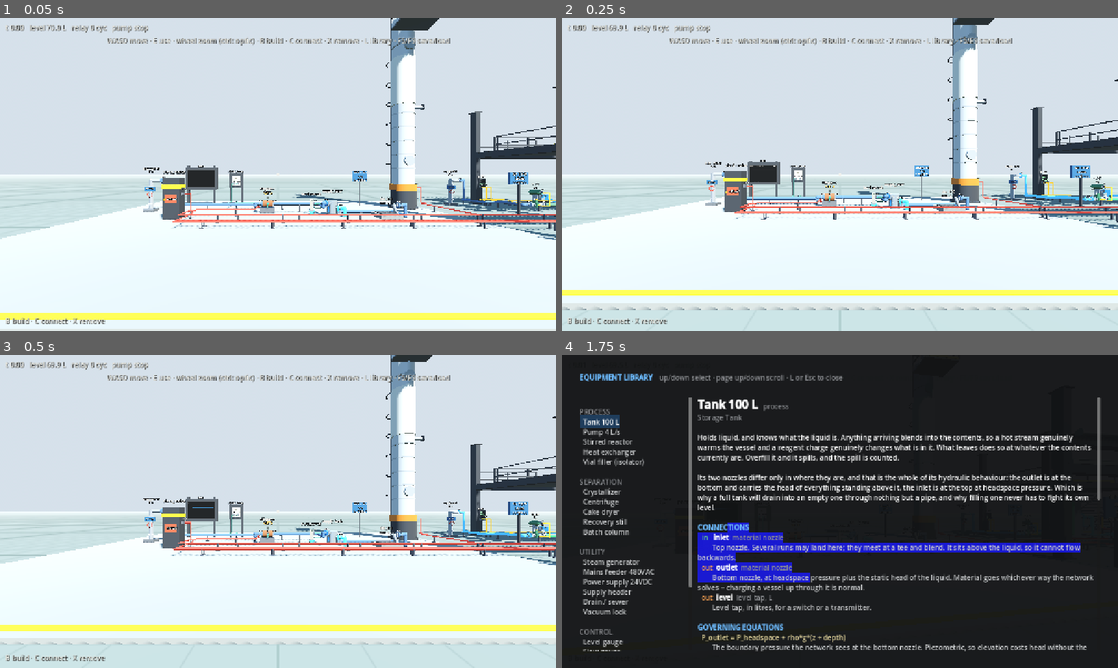
Above: before the commit, frames 1-4 (two rows, left to right).
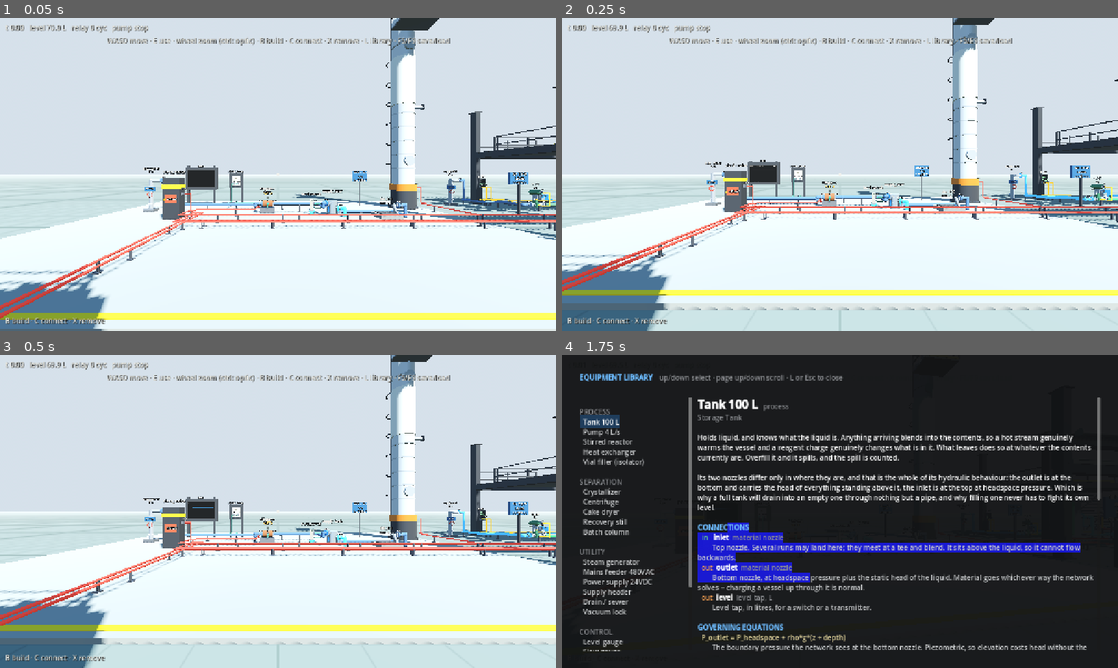
Above: after the commit, the same moments.

Repository: whharris917/flowstate
Game: Godot game, scene res://world/sandbox.tscn
Same seed, same stepped clock (60 frames per second), same inputs: the game is played once before the commit and once after it. Sound files missing from this copy of the repository are replaced by a short silence.
Inputs (mouse positions are in pixels of both pictures, inside the frame that each line leads up to):
- Up to frame 1 (0.05 s): no input
- Up to frame 2 (0.25 s): no input
- Up to frame 3 (0.5 s): no input
- Up to frame 4 (1.75 s): move the mouse to (867, 511) at 0.52 s; hold W (move_forward) 0.53-1.25 s; hold L (library) 0.53-1.25 s; click (867, 511) at 0.8 s; tap Enter at 1.25 s; drag from (728, 527) to (812, 574) at 1.27 s

The runs differ from the first frame. In frame 1, 3.5% of the frame differs, in the area x 0-37%, y 62-100%; in frame 2, 4.4%; in frame 3, 4.5%, in the area x 0-37%, y 59-100%; in frame 4, less than 0.1%.

Commit message:
Showcase: Unit 400, a gravity rig that shows what elevation does
A detached two-storey tower south of the home pad: a sump at grade, a
tank on the mid deck, a tank on the top deck, stairs and railings. P-401
lifts sump water seven metres to the top tank under a level switch and
relay; from there it runs back down by gravity alone, splitting at a
tee between the mid tank and the sump, and the mid tank drains to the
sump the same way. P-402, with five metres of head, is piped to the
same 7.8 m nozzle and dead-heads in plain view. A flow gauge taps the
riser and a level gauge reads the top tank. Nothing enters or leaves;
the same 1700 L go round.

Plant.set_pipe_resistance sizes a routed run (saved with the wire): at
the default resistance a vessel drains as fast as a pump fills it and
nothing cycles, so the gravity lines are long and thin. The showcase
probe screenshots the rig and prints its three levels and both pumps
before and after the soak: two relay cycles in twenty minutes, the mid
tank breathing with the top one, the weak pump 1209 s dry, and 1700.0 L
accounted for.

Co-Authored-By: Claude Fable 5.1 <noreply@anthropic.com>
Claude-Session: https://claude.ai/code/session_01XNsUw6gXYBojMXgi1KPmQA

Diff:
--- a/game/sim/simulation.gd
+++ b/game/sim/simulation.gd
@@ -87,6 +87,8 @@
 
 
 func find_wire(src: SimComponent, out_name: String, dst: SimComponent, in_name: String) -> SimWire:
+	if src == null or dst == null:
+		return null
 	var out_port: SimOutputPort = src.outputs.get(out_name)
 	var in_port: SimInputPort = dst.inputs.get(in_name)
 	if out_port == null or in_port == null:
@@ -95,6 +97,14 @@
 		if wire.src == out_port and wire.dst == in_port:
 			return wire
 	return null
+
+
+## Size a pipe run: Pa per (L/s)^2, so a long or thin line genuinely
+## costs more pressure. Takes effect at the next scan.
+func set_wire_resistance(wire: SimWire, k_pa_per_lps2: float) -> void:
+	wire.k_pa_per_lps2 = maxf(k_pa_per_lps2, SimHydraulics.EPS)
+	if wire.branch is SimResistance:
+		(wire.branch as SimResistance).set_k(wire.k_pa_per_lps2)
 
 
 ## ---- the hydraulic pass ---------------------------------------------------
--- a/game/world/plant.gd
+++ b/game/world/plant.gd
@@ -770,6 +770,18 @@
 	return ""
 
 
+## Size a routed pipe run, in Pa per (L/s)^2: a short generous line is
+## 5000, a long thin one tens of thousands. Saved with the wire.
+func set_pipe_resistance(src_name: String, src_port: String, dst_name: String,
+		dst_port: String, k_pa_per_lps2: float) -> bool:
+	var wire := sim.find_wire(sim.get_component(src_name), src_port,
+		sim.get_component(dst_name), dst_port)
+	if wire == null or not wire.is_material():
+		return false
+	sim.set_wire_resistance(wire, k_pa_per_lps2)
+	return true
+
+
 ## ---- structure ----------------------------------------------------------
 
 func unique_struct_name(prefix: String) -> String:
@@ -1476,13 +1488,18 @@
 		var path_out: Array = []
 		for point: Vector3 in visual["waypoints"]:
 			path_out.append([point.x, point.y, point.z])
-		wire_list.append({
+		var wire_entry := {
 			"src": visual["a"], "src_port": visual["a_port"],
 			"dst": visual["b"], "dst_port": visual["b_port"],
 			"waypoints": path_out,
 			"color": visual.get("color", ""), "label": visual.get("label", ""),
 			"hidden": visual.get("hidden", false),
-		})
+		}
+		var wire := sim.find_wire(sim.get_component(str(visual["a"])), str(visual["a_port"]),
+			sim.get_component(str(visual["b"])), str(visual["b_port"]))
+		if wire != null and wire.is_material() and wire.k_pa_per_lps2 != SimWire.DEFAULT_K:
+			wire_entry["k"] = wire.k_pa_per_lps2
+		wire_list.append(wire_entry)
 	var struct_list: Array = []
 	for name_: String in structures:
 		var entry: Dictionary = structures[name_]
@@ -1675,6 +1692,9 @@
 		if error == "" and str(wire_entry.get("color", "")) != "":
 			set_run_service((_wire_visuals[_wire_visuals.size() - 1] as Dictionary)["node"] as PipeView,
 				Color.html(str(wire_entry["color"])), str(wire_entry.get("label", "")))
+		if error == "" and wire_entry.has("k"):
+			set_pipe_resistance(wire_entry["src"], wire_entry["src_port"],
+				wire_entry["dst"], wire_entry["dst_port"], float(wire_entry["k"]))
 	sim.time = float(payload.get("time", 0.0))
 
 	tank = sim.get_component("supply_tank") as SimTank
--- a/game/world/showcase.gd
+++ b/game/world/showcase.gd
@@ -13,6 +13,7 @@
 	_unit_100(plant)
 	_mcc_and_batch(plant)
 	_unit_300(plant)
+	_unit_400(plant)
 	_signage(plant)
 
 
@@ -399,6 +400,156 @@
 	_service_wire(plant, "st_307", "du_301", Color(0.45, 0.36, 0.25), "WS-307")
 
 
+## ---- Unit 400: the gravity rig ---------------------------------------------
+## A detached two-storey tower south of the home pad that shows what
+## pressure-driven flow does with elevation. A sump at grade, a tank on
+## the mid deck, a tank on the top deck. P-401 lifts sump water seven
+## metres to the top tank under a level switch; from there it runs back
+## down by gravity alone, splitting at a tee between the mid tank and
+## the sump, and the mid tank drains to the sump the same way. P-402,
+## with five metres of head, is piped to the same top nozzle and
+## dead-heads: motor turning, nothing moving. Nothing enters or leaves
+## the rig; the same 1700 L go round.
+
+static func _unit_400(plant: Plant) -> void:
+	# ---- the tower: 4 x 4 m, decks at 3.18 and 6.18 -----------------
+	for corner: Vector2 in [Vector2(-4, 9), Vector2(0, 9), Vector2(-4, 13), Vector2(0, 13)]:
+		plant.place_structure("s_column", "u400_col_%d_%d" % [int(-corner.x), int(corner.y)],
+			Vector3(corner.x, 0.0, corner.y), 0.0)
+	for tier: float in [3.0, 6.0]:
+		var t := int(tier)
+		plant.place_structure("s_beam", "u400_beam_%d_n" % t, Vector3(-2, tier, 9), 0.0, 4.0)
+		plant.place_structure("s_beam", "u400_beam_%d_s" % t, Vector3(-2, tier, 13), 0.0, 4.0)
+		plant.place_structure("s_beam", "u400_beam_%d_w" % t, Vector3(-4, tier, 11), PI / 2.0, 4.0)
+		plant.place_structure("s_beam", "u400_beam_%d_e" % t, Vector3(0, tier, 11), PI / 2.0, 4.0)
+	plant.place_structure("s_deck", "u400_deck_mid", Vector3(-2, 3.18, 11), 0.0)
+	plant.place_structure("s_deck", "u400_deck_top", Vector3(-2, 6.18, 11), 0.0)
+	# Stairs: grade to the mid deck from the east; mid to top along the
+	# west side of the mid deck. Railings leave the landings open.
+	plant.place_structure("s_stairs", "u400_stairs_lo", Vector3(2.1, 0.0, 11.75), PI / 2.0)
+	plant.place_structure("s_stairs", "u400_stairs_hi", Vector3(-3.2, 3.33, 11.0), PI)
+	plant.place_structure("s_railing", "u400_rail_m_n", Vector3(-1.2, 3.33, 9.05), 0.0, 2.4)
+	plant.place_structure("s_railing", "u400_rail_m_e", Vector3(-0.05, 3.33, 10.0), PI / 2.0, 2.0)
+	plant.place_structure("s_railing", "u400_rail_m_s", Vector3(-1.2, 3.33, 12.95), 0.0, 2.4)
+	plant.place_structure("s_railing", "u400_rail_t_n", Vector3(-2, 6.33, 9.05), 0.0, 4.0)
+	plant.place_structure("s_railing", "u400_rail_t_w", Vector3(-3.95, 6.33, 11.0), PI / 2.0, 4.0)
+	plant.place_structure("s_railing", "u400_rail_t_e", Vector3(-0.05, 6.33, 11.0), PI / 2.0, 4.0)
+	plant.place_structure("s_railing", "u400_rail_t_s", Vector3(-1.0, 6.33, 12.95), 0.0, 2.0)
+
+	# ---- equipment ---------------------------------------------------
+	# Three vessels at three heights. Placement height is elevation, so
+	# the top tank's floor really is 6.25 m above the sump's.
+	plant.place("tank", "t_403", {"height_m": 2.0, "diameter_m": 1.13},
+		Vector3(-2.0, 0.0, 11.0), 0.0, false)
+	plant.place("tank", "t_402", {"height_m": 1.6, "diameter_m": 0.9},
+		Vector3(-0.9, 3.33, 11.6), 0.0, false)
+	plant.place("tank", "t_401", {"height_m": 1.6, "diameter_m": 0.9},
+		Vector3(-1.4, 6.33, 11.4), 0.0, false)
+	plant.place("pump", "p_401", {"rated_lps": 3.0, "head_m": 30.0}, Vector3(-5.8, 0.0, 9.6), 0.0, false)
+	plant.place("pump", "p_402", {"rated_lps": 3.0, "head_m": 5.0}, Vector3(-5.8, 0.0, 12.4), 0.0, false)
+	plant.place("float_switch", "ls_401", {"low_l": 300.0, "high_l": 650.0},
+		Vector3(-2.9, 7.1, 9.9), 0.0, false)
+	plant.place("relay", "k_401", {}, Vector3(-7.6, 0.0, 11.0), 0.0, false)
+	plant.place("gauge_flow", "fi_401", {}, Vector3(-6.6, 0.0, 7.6), 0.0, false)
+	# Ranged to the top tank's cross-section: 636 L per metre of head.
+	plant.place("gauge_level", "li_401", {"liters_per_meter": 636.2},
+		Vector3(-0.5, 6.33, 9.8), 0.0, false)
+
+	# Nozzles face their runs: the sump draws off toward the pumps and
+	# fills from the south, the top tank fills from the west riser and
+	# drains toward the south-east column.
+	var sump := plant.views["t_403"] as TankView
+	sump.set_nozzle("outlet", 0.10, PI)
+	sump.set_nozzle("inlet", 0.92, PI / 2.0)
+	var mid := plant.views["t_402"] as TankView
+	mid.set_nozzle("inlet", 0.92, PI / 2.0)
+	mid.set_nozzle("outlet", 0.10, -PI / 2.0)
+	var top := plant.views["t_401"] as TankView
+	top.set_nozzle("inlet", 0.92, PI)
+	top.set_nozzle("outlet", 0.10, PI / 4.0)
+	top.set_nozzle("level", 0.55, -PI / 2.0)
+
+	# ---- process path ------------------------------------------------
+	# Both pumps draw off the sump: a tee at its outlet nozzle.
+	plant.connect_equipment("t_403", "outlet", "p_401", "inlet",
+		_local(plant, [Vector3(-4.0, 0.35, 10.7), Vector3(-6.6, 0.35, 10.7)]))
+	plant.connect_equipment("t_403", "outlet", "p_402", "inlet",
+		_local(plant, [Vector3(-4.0, 0.3, 11.3), Vector3(-6.7, 0.3, 11.3), Vector3(-6.7, 0.3, 12.4)]))
+	# Risers hug the west columns up to the top tank's inlet; the two
+	# meet at its nozzle.
+	plant.connect_equipment("p_401", "outlet", "t_401", "inlet",
+		_local(plant, [Vector3(-4.4, 0.42, 9.0), Vector3(-4.4, 7.4, 9.0), Vector3(-4.4, 7.4, 11.4)]))
+	plant.connect_equipment("p_402", "outlet", "t_401", "inlet",
+		_local(plant, [Vector3(-4.4, 0.42, 13.0), Vector3(-4.4, 7.6, 13.0), Vector3(-4.4, 7.6, 11.6)]))
+	# Gravity: the top tank's outlet tees down the south-east column,
+	# one line to the mid tank, one all the way to the sump.
+	plant.connect_equipment("t_401", "outlet", "t_402", "inlet",
+		_local(plant, [Vector3(0.45, 6.49, 13.45), Vector3(0.45, 5.0, 13.45)]))
+	plant.connect_equipment("t_401", "outlet", "t_403", "inlet",
+		_local(plant, [Vector3(0.6, 6.49, 13.45), Vector3(0.6, 2.75, 13.45),
+			Vector3(-2.0, 2.75, 13.45), Vector3(-2.0, 2.75, 12.4)]))
+	# The mid tank drains to the sump down the north-east column and
+	# in under the deck.
+	plant.connect_equipment("t_402", "outlet", "t_403", "inlet",
+		_local(plant, [Vector3(0.4, 3.49, 8.6), Vector3(0.4, 2.6, 8.6),
+			Vector3(0.4, 2.6, 13.6), Vector3(-2.0, 2.6, 13.6)]))
+	# The gravity lines are long and thin, so the top tank fills faster
+	# than it drains and the switch gets to cycle the pump, and the mid
+	# tank's drain is sized so its level follows the top tank's with a
+	# lag rather than passing everything at a centimetre of depth.
+	plant.set_pipe_resistance("t_401", "outlet", "t_402", "inlet", 40000.0)
+	plant.set_pipe_resistance("t_401", "outlet", "t_403", "inlet", 80000.0)
+	plant.set_pipe_resistance("t_402", "outlet", "t_403", "inlet", 32000.0)
+
+	# ---- signals: level switch -> relay -> P-401 in Auto --------------
+	plant.connect_equipment("t_401", "level", "ls_401", "level")
+	plant.connect_equipment("t_401", "level", "li_401", "process",
+		_local(plant, [Vector3(-0.5, 6.7, 10.5)]))
+	plant.connect_equipment("ls_401", "contact", "k_401", "coil",
+		_local(plant, [Vector3(-4.45, 6.6, 8.6), Vector3(-4.45, 0.3, 8.6),
+			Vector3(-7.9, 0.3, 8.6), Vector3(-7.9, 0.3, 11.44)]))
+	plant.connect_equipment("k_401", "contact", "p_401", "run",
+		_local(plant, [Vector3(-7.3, 0.3, 11.6), Vector3(-7.3, 0.3, 10.3)]))
+	plant.connect_equipment("p_401", "outlet", "fi_401", "process",
+		_local(plant, [Vector3(-5.0, 0.35, 8.3)]))
+
+	# ---- power: 480 V from the plant feeder, low along the ground ----
+	plant.connect_equipment("plant_mains", "power", "p_401", "power",
+		_local(plant, [Vector3(-3.4, 0.3, 0.6), Vector3(-3.4, 0.3, 5.6),
+			Vector3(-3.4, 0.14, 6.0), Vector3(-5.95, 0.14, 6.0)]))
+	plant.connect_equipment("plant_mains", "power", "p_402", "power",
+		_local(plant, [Vector3(-3.2, 0.3, 0.6), Vector3(-3.2, 0.3, 5.4),
+			Vector3(-3.2, 0.1, 5.8), Vector3(-7.4, 0.1, 5.8), Vector3(-7.4, 0.1, 11.8)]))
+
+	# ---- commissioned state ------------------------------------------
+	# P-401 is in Auto and belongs to the switch; P-402 is left in Hand
+	# so the lesson is always running. The sump holds the rig's water.
+	(plant.sim.get_component("p_402") as SimPump).mode = "hand"
+	var water := SimStream.zero_amounts()
+	water[SimSpecies.WATER] = 1.0
+	(plant.sim.get_component("t_403") as SimTank).charge(1600.0, water, 20.0)
+	(plant.sim.get_component("t_402") as SimTank).charge(100.0, water, 20.0)
+
+	_service_wire(plant, "p_401", "t_401", Color(0.13, 0.55, 0.28), "PW-401")
+	_service_wire(plant, "p_402", "t_401", Color(0.13, 0.55, 0.28), "PW-402")
+	_service_wire(plant, "t_401", "t_402", Color(0.20, 0.45, 0.75), "GR-402")
+	_service_wire(plant, "t_401", "t_403", Color(0.20, 0.45, 0.75), "GR-403")
+	_service_wire(plant, "t_402", "t_403", Color(0.20, 0.45, 0.75), "GR-404")
+
+	plant.place_structure("s_sign", "sign_u400", Vector3(3.2, 0.0, 8.6), 0.0)
+	plant.set_sign_text("sign_u400", "UNIT 400\nGRAVITY RIG")
+	plant.place_structure("s_sign", "sign_p402", Vector3(-7.6, 0.0, 13.7), 0.0)
+	plant.set_sign_text("sign_p402", "P-402: 5 m HEAD\nT-401 INLET AT 7.8 m")
+
+
+## World-space waypoints to plant-local, for the routed runs.
+static func _local(plant: Plant, points: Array) -> Array:
+	var out: Array = []
+	for point: Vector3 in points:
+		out.append(plant.to_local(point))
+	return out
+
+
 static func _signage(plant: Plant) -> void:
 	var signs := [
 		["sign_u100", Vector3(11.6, 0.0, -2.4), 0.0, "UNIT 100\nLEVEL CONTROL"],
--- a/game/world/showcase_probe.gd
+++ b/game/world/showcase_probe.gd
@@ -96,6 +96,16 @@
 	var filler := plant.sim.get_component("vf_310") as SimVialFiller
 	print("[probe] vf_310: %s · %d vials · drawing %.4f L/s · filling at %.1f%% product" % [
 		filler.state, filler.vials_done, filler.draw_lps, filler.fill_purity * 100.0])
+
+	# Unit 400: the gravity rig, seen from the south-east.
+	player.global_position = Vector3(4.5, 0.15, 20.5)
+	player.rotation.y = 0.45
+	player.zoom_t = 0.95
+	player._zoom_now = 0.95
+	player.camera.rotation.x = 0.02
+	await get_tree().create_timer(0.6).timeout
+	await _shot("user://probe_showcase_u400.png")
+	_print_rig(plant, "u400 at start")
 	var lock := plant.sim.get_component("vl_302") as SimVacuumLock
 	print("[probe] vl_302: %s · %.1f kPa · condensate %.1f L · %d bursts" % [
 		lock.state, lock.press_pa / 1000.0, lock.condensate_l, lock.vent_bursts_done])
@@ -131,6 +141,8 @@
 		net.node_count(), net.branches.size(), net.bandwidth(), net.iterations, net.residual_lps,
 		plant.sim.solve_ms, plant.sim.newton_ms])
 
+	_print_rig(plant, "u400 after 20 min")
+
 	var bad: Array[String] = []
 	for visual: Dictionary in plant._wire_visuals:
 		var node: Node = visual["node"]
@@ -144,6 +156,28 @@
 func _shot(path: String) -> void:
 	await RenderingServer.frame_post_draw
 	get_viewport().get_texture().get_image().save_png(path)
+
+
+## The gravity rig's honest state: three levels that should always add
+## up to what was charged, the lift pump under its switch, and the pump
+## that cannot make the lift.
+func _print_rig(plant: Plant, label: String) -> void:
+	var t401 := plant.sim.get_component("t_401") as SimTank
+	var t402 := plant.sim.get_component("t_402") as SimTank
+	var t403 := plant.sim.get_component("t_403") as SimTank
+	var p401 := plant.sim.get_component("p_401") as SimPump
+	var p402 := plant.sim.get_component("p_402") as SimPump
+	var k401 := plant.sim.get_component("k_401") as SimRelay
+	var fi := plant.sim.get_component("fi_401") as SimGauge
+	if t401 == null or p401 == null:
+		return
+	print("[probe] %s: T-401 %.0f L (%.2f m) · T-402 %.0f L · T-403 %.0f L · total %.1f L of 1700" % [
+		label, t401.level_l, t401.depth_m, t402.level_l, t403.level_l,
+		t401.level_l + t402.level_l + t403.level_l])
+	print("[probe] %s: P-401 %s %.2f L/s (FI-401 %.2f, %d starts, K-401 %d cycles) · P-402 %s %.2f L/s, %.0f s dry, suction %.0f kPa discharge %.0f kPa" % [
+		label, "RUN" if p401.running else "stop", p401.flow_lps, fi.reading, p401.starts, k401.cycles,
+		"RUN" if p402.running else "stop", p402.flow_lps, p402.dry_run_s,
+		p402.suction_pa / 1000.0, p402.discharge_pa / 1000.0])
 
 
 ## Fresh material crossing the plant boundary. Mostly the headers, plus
Not shown, changed: CLAUDE.md
